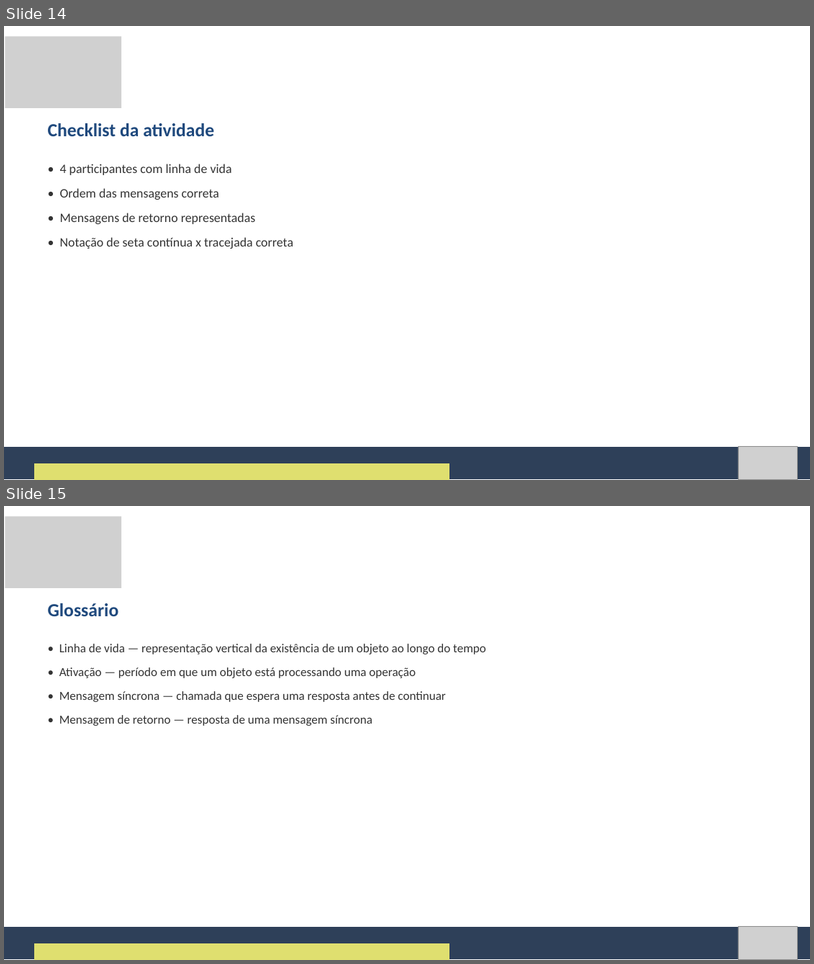
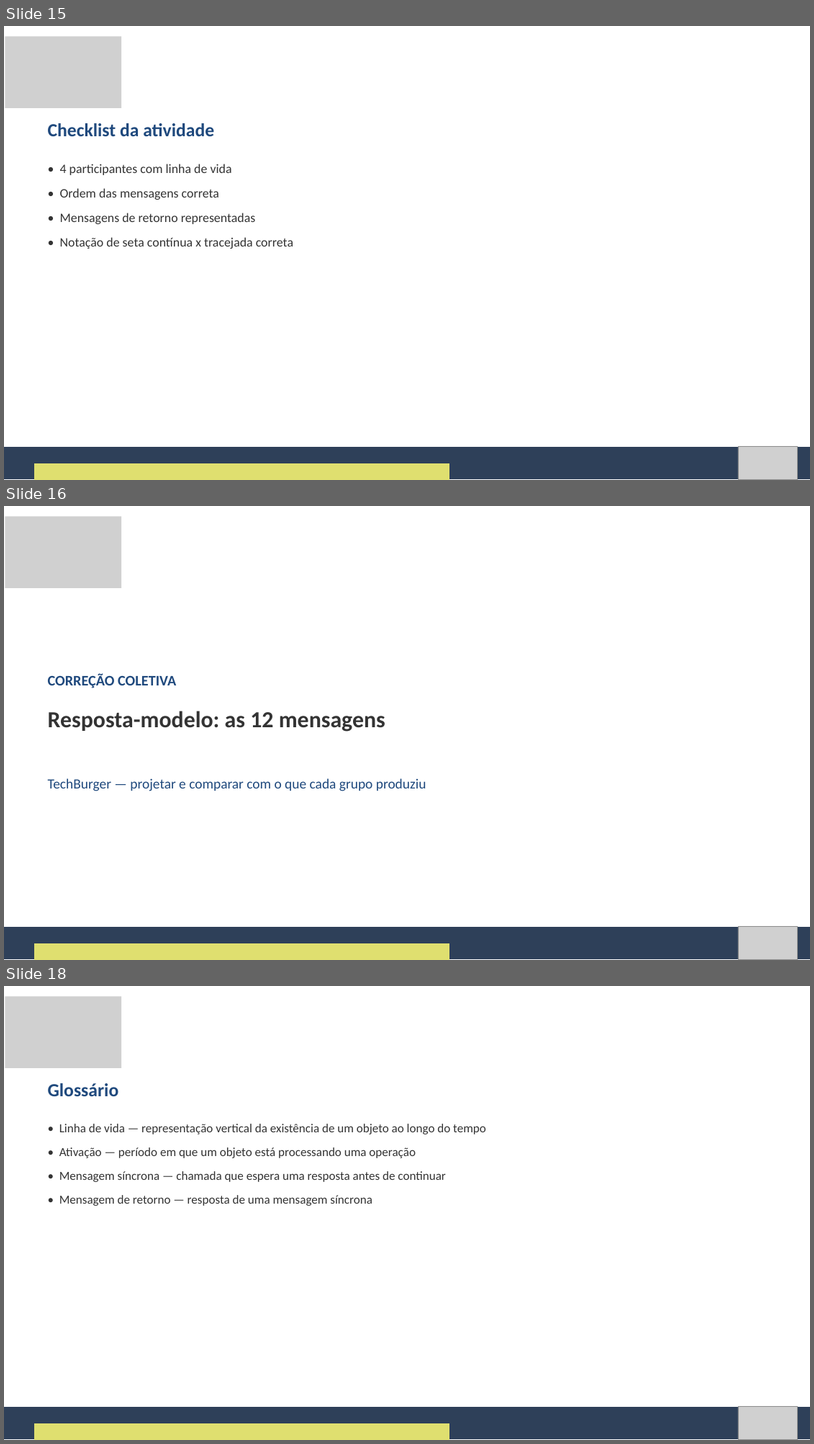
Before and after one commit to Natan20/Curso-Modelagem-De-Sistemas-Material, a slide deck: Aula 08 - 09-10-2026/Aula 8 - Slides.pptx. Shown one above the other, each under a label of ours: slides 14 and 15 before the commit, slides 15, 16 and 18 after it; the slides between them are not shown. The pictures are 814x964 and 814x1444 pixels, drawn with LibreOffice and Linux fonts; fonts in the diff are those of the drawing; grey boxes stand for pictures. Boxes give left, top, right and bottom in pixels: in the first picture for what was removed or moved away, otherwise in the second. Text is boxed around its words. In the diff, an @@ line names an element or a change of style, - is before the commit and + after.

Commit message:
Adiciona diagramas visuais faltantes nas aulas de UML, UX e Canvas
As Aulas 4-11 e 14 pediam para reproduzir/comparar diagramas (casos de
uso, classes, atividades, sequencia, wireframe, canvas de modelo de
negocio) que nunca apareciam de fato nos slides ou na apostila - so
existiam como instrucao em texto. Esta atualizacao adiciona as imagens
correspondentes nos slides e nas apostilas dessas aulas.

```diff
--- a/Aula 08 - 09-10-2026/Aula 8 - Slides.pptx
+++ b/Aula 08 - 09-10-2026/Aula 8 - Slides.pptx
@@ slide 16 added at (4, 506, 810, 960), background #FFFFFF @@
@@ picture added at (5, 517, 121, 588) @@
@@ text added at (48, 673, 176, 688), 26 pt, text #1F497D, bold @@
+CORREÇÃO COLETIVA
@@ text added at (48, 710, 386, 731), 41 pt, text #333333, bold @@
+Resposta-modelo: as 12 mensagens
@@ text added at (48, 778, 427, 791), 25 pt, text #1F497D @@
+TechBurger — projetar e comparar com o que cada grupo produziu
@@ freeform shape added at (4, 926, 810, 959), fill #2E4059 @@
@@ picture added at (738, 926, 798, 959) @@
@@ freeform shape added at (34, 944, 450, 960), fill #DFDF6F @@
@@ what was slide 14 is now slide 15 @@
@@ what was slide 15 is now slide 18 @@
```
Also in this commit, not shown: 2 other slides added, 18 other files.
